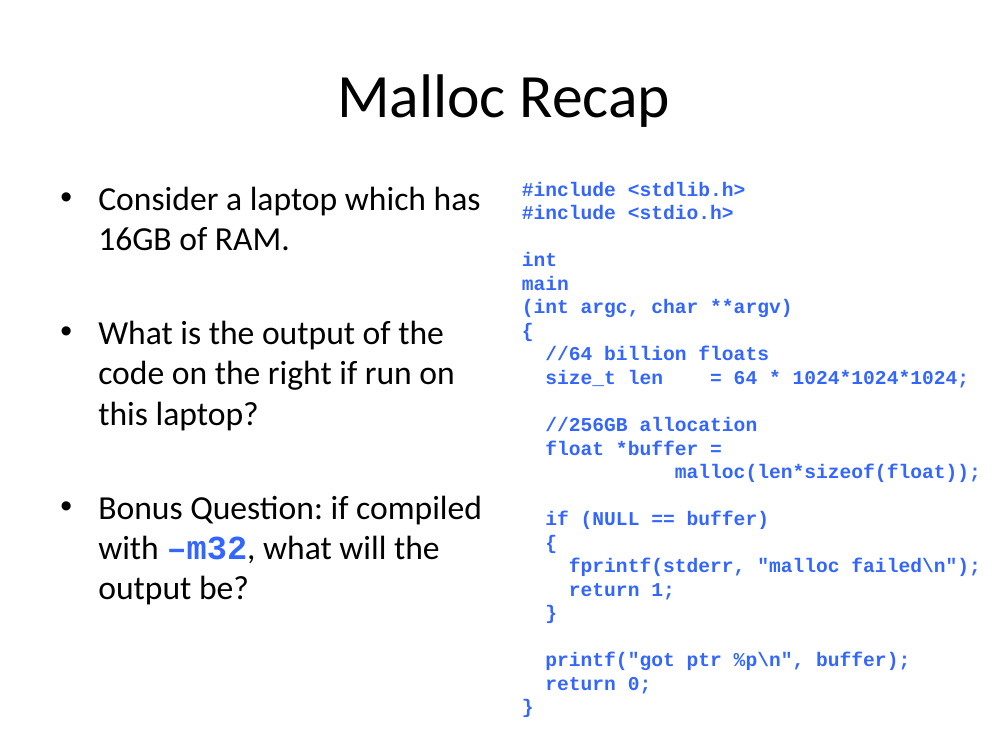
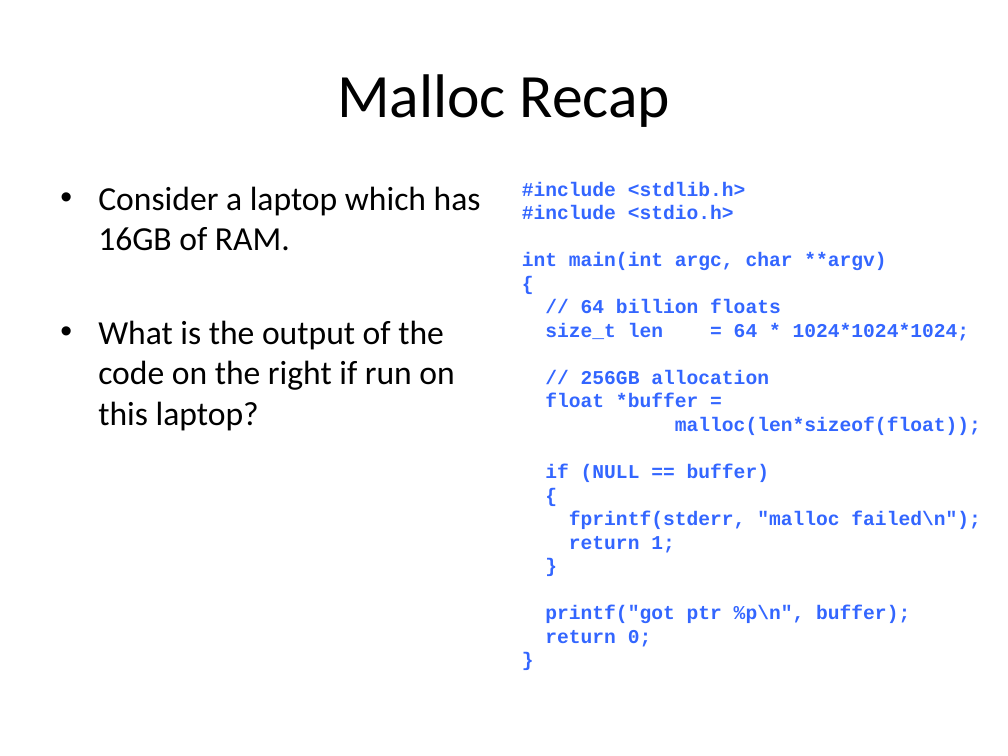
Before and after one commit to UoB-HPC/opencl-training-code, a slide deck: slide 14 of slides/advanced_part1.pptx (slide 8 before the commit). Drawn at 1008x756 pixels with LibreOffice and Linux fonts; fonts in the diff are those of the drawing. Boxes give left, top, right and bottom in pixels: in the first picture for what was removed or moved away, otherwise in the second. Text is boxed around its words. In the diff, an @@ line names an element or a change of style, - is before the commit and + after.

```diff
--- a/slides/advanced_part1.pptx
+++ b/slides/advanced_part1.pptx
@@ text at (522,252,886,270): text changed @@
-int
-main
-(int argc, char **argv)
+int main(int argc, char **argv)
@@ text at (581,299,781,313): spaces changed @@
-//64 billion floats
+// 64 billion floats
@@ text at (581,370,769,384): spaces changed @@
-//256GB allocation
+// 256GB allocation
@@ text at (98,495,482,605): paragraph removed @@
-• Bonus Question: if compiled with –m32, what will the output be?
```
Also in this commit, not shown: 13 other slides changed.
